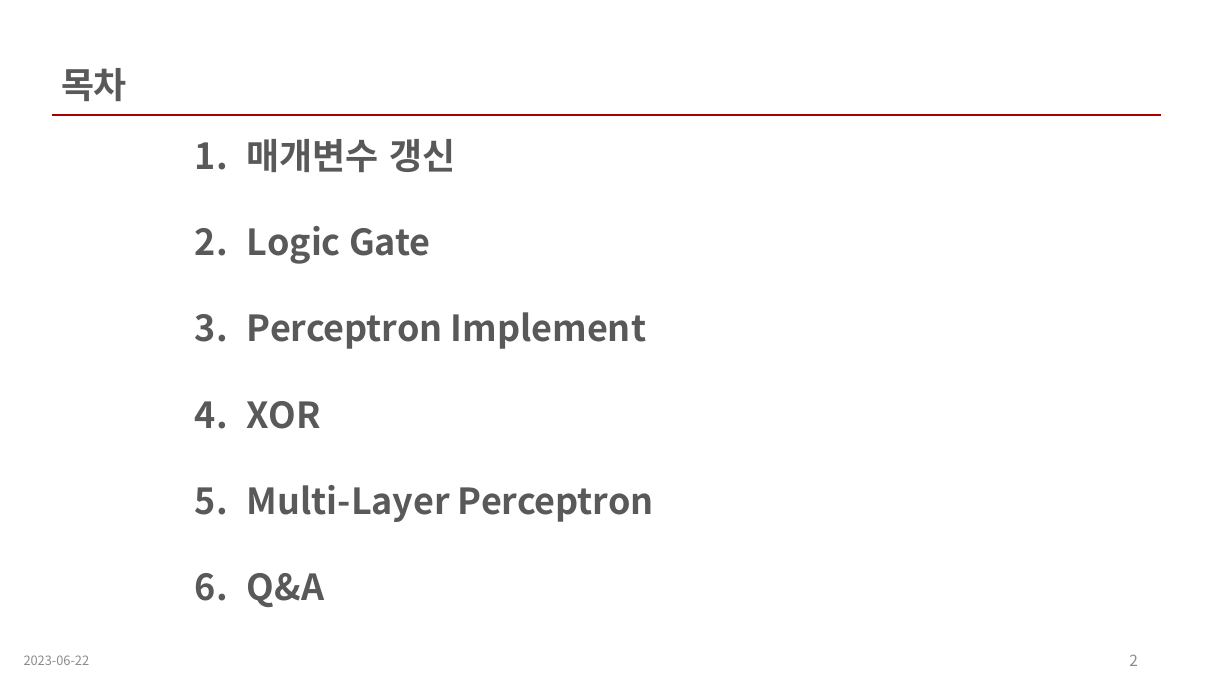
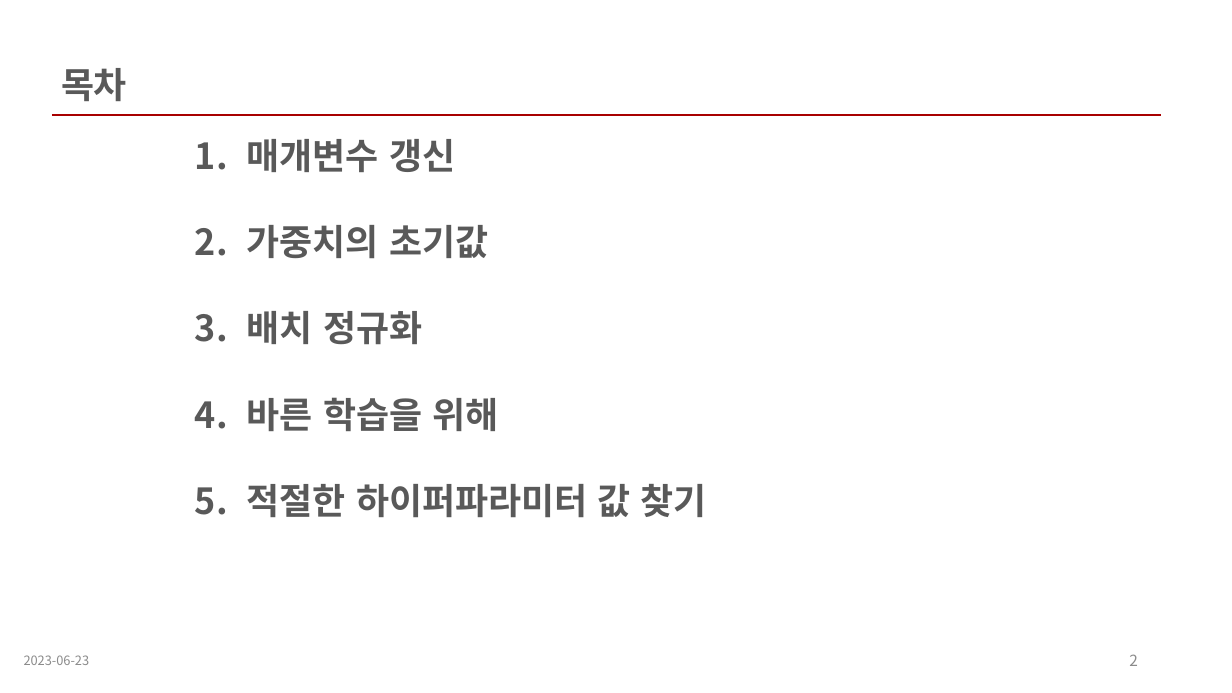
Before and after one commit to wkdnffla3/Dev_doc, a slide deck: slide 2 of deep_learning/DL_ppt/6_technique.pptx. Drawn at 1232x693 pixels with LibreOffice and Linux fonts; fonts in the diff are those of the drawing. Boxes give left, top, right and bottom in pixels: in the first picture for what was removed or moved away, otherwise in the second. Text is boxed around its words. In the diff, an @@ line names an element or a change of style, - is before the commit and + after.

```diff
--- a/deep_learning/DL_ppt/6_technique.pptx
+++ b/deep_learning/DL_ppt/6_technique.pptx
@@ text at box(247, 225, 706, 517): text changed @@
-2. Logic Gate
-3. Perceptron Implement
-4. XOR
-5. Multi-Layer Perceptron
-6. Q&A
+2. 가중치의 초기값
+3. 배치 정규화
+4. 바른 학습을 위해
+5. 적절한 하이퍼파라미터 값 찾기
@@ text at box(24, 655, 90, 665): text changed @@
-2023-06-22
+2023-06-23
```
Also in this commit, not shown: 20 other slides changed, 17 slides added, 13 slides removed, 1 other file.
